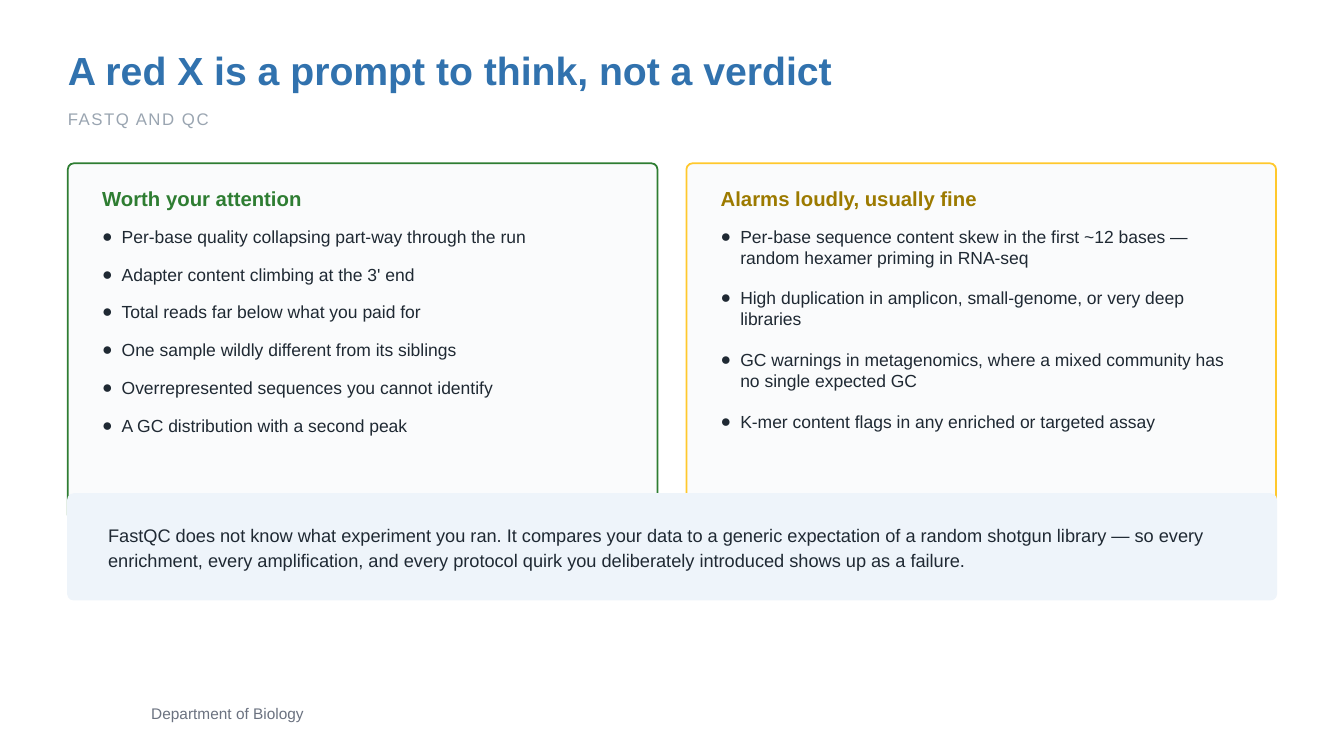
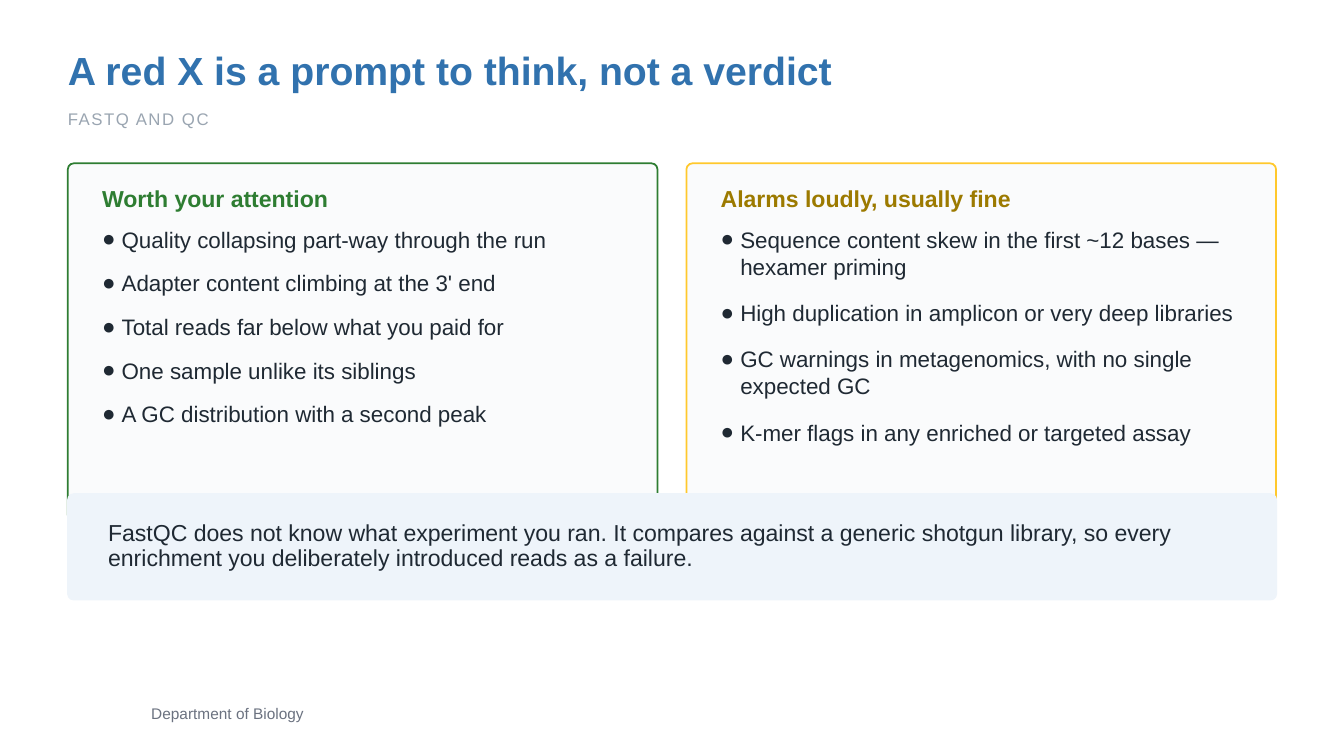
Before and after one commit to zhan4429/TuftsAppliedBioinfo, a slide deck: slide 19 of slides/week-02/Week02_Session1_Sequencing_Design_QC.pptx. Drawn at 1344x756 pixels with LibreOffice and Linux fonts; fonts in the diff are those of the drawing; background and template pictures are left out. Boxes give left, top, right and bottom in pixels: in the first picture for what was removed or moved away, otherwise in the second. Text is boxed around its words. In the diff, an @@ line names an element or a change of style, - is before the commit and + after.

```diff
--- a/slides/week-02/Week02_Session1_Sequencing_Design_QC.pptx
+++ b/slides/week-02/Week02_Session1_Sequencing_Design_QC.pptx
@@ text "Worth your attention" at bbox=[102, 190, 328, 212]: size 14.5 to 16.5 pt @@
@@ text "Alarms loudly, usually fine" at bbox=[721, 190, 1011, 212]: size 14.5 to 16.5 pt @@
@@ text at bbox=[122, 231, 546, 253]: text changed; size 12.5 to 16 pt @@
-● Per-base quality collapsing part-way through the run
+● Quality collapsing part-way through the run
@@ text at bbox=[740, 231, 1233, 446]: text changed; size 12.5 to 16 pt @@
-● Per-base sequence content skew in the first ~12 bases — random hexamer priming in RNA-seq
-● High duplication in amplicon, small-genome, or very deep libraries
-● GC warnings in metagenomics, where a mixed community has no single expected GC
-● K-mer content flags in any enriched or targeted assay
+● Sequence content skew in the first ~12 bases — hexamer priming
+● High duplication in amplicon or very deep libraries
+● GC warnings in metagenomics, with no single expected GC
+● K-mer flags in any enriched or targeted assay
@@ text at bbox=[122, 274, 504, 427]: size 12.5 to 16 pt in "Adapter content climbing at the 3' end", "Total reads far below what you paid ...", "A GC distribution with a second peak" @@
@@ text at bbox=[122, 362, 415, 384]: text changed; size 12.5 to 16 pt @@
-● One sample wildly different from its siblings
-● Overrepresented sequences you cannot identify
+● One sample unlike its siblings
@@ text at bbox=[108, 524, 1171, 571]: text changed; size 13 to 16.5 pt @@
-FastQC does not know what experiment you ran. It compares your data to a generic expectation of a random shotgun library — so every enrichment, every amplification, and every protocol quirk you deliberately introduced shows up as a failure.
+FastQC does not know what experiment you ran. It compares against a generic shotgun library, so every enrichment you deliberately introduced reads as a failure.
```
Also in this commit, not shown: 19 other slides changed, 2 other files.
